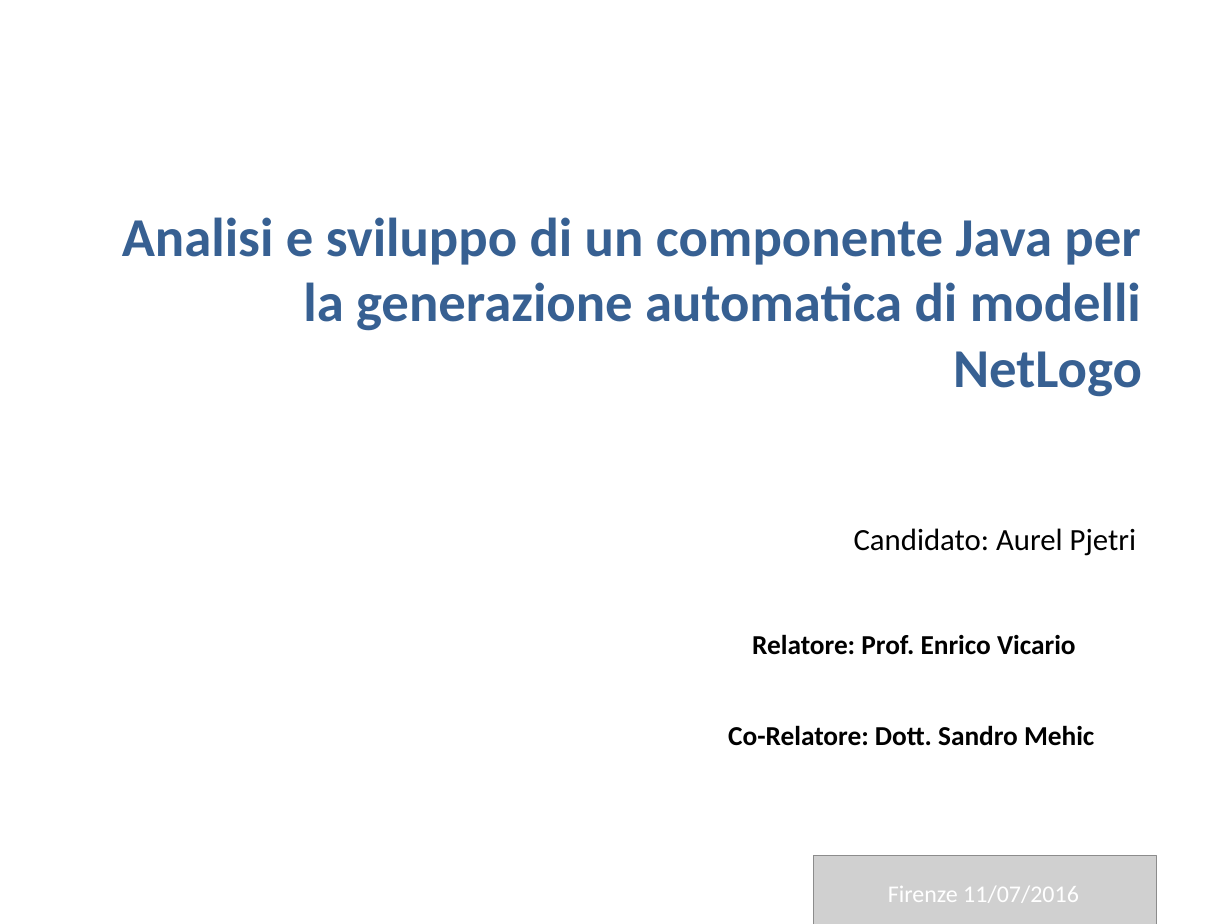
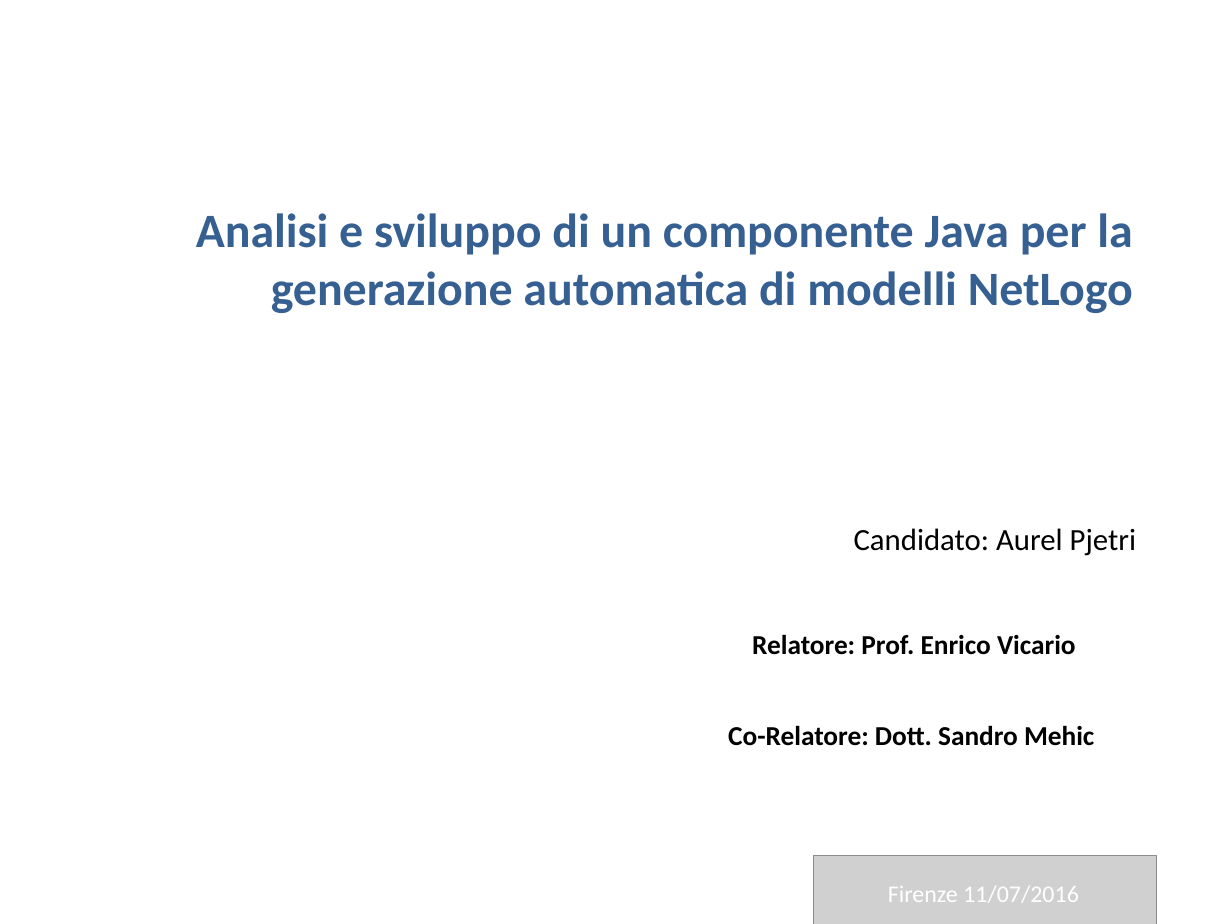
Before and after one commit to aurelpjetri/modello-tesi, a slide deck: slide 1 of presentazione/presentazione-modelo-ufficiale.odp. Drawn at 1232x924 pixels with LibreOffice and Linux fonts; fonts in the diff are those of the drawing; grey boxes stand for pictures; background and template pictures are left out. Boxes give left, top, right and bottom in pixels: in the first picture for what was removed or moved away, otherwise in the second. Text is boxed around its words. In the diff, an @@ line names an element or a change of style, - is before the commit and + after.

```diff
--- a/presentazione/presentazione-modelo-ufficiale.odp
+++ b/presentazione/presentazione-modelo-ufficiale.odp
@@ text "Analisi e sviluppo di un ...": place and size @@
-text "Analisi e sviluppo di un ..." at [122, 217, 1142, 397]
+text "Analisi e sviluppo di un ..." at [196, 213, 1133, 313]
@@ text "Analisi e sviluppo di un ..." at [196, 213, 1133, 313]: size 32 to 28 pt @@
```
Also in this commit, not shown: 3 other slides changed, 2 slides added, 1 slide removed.
